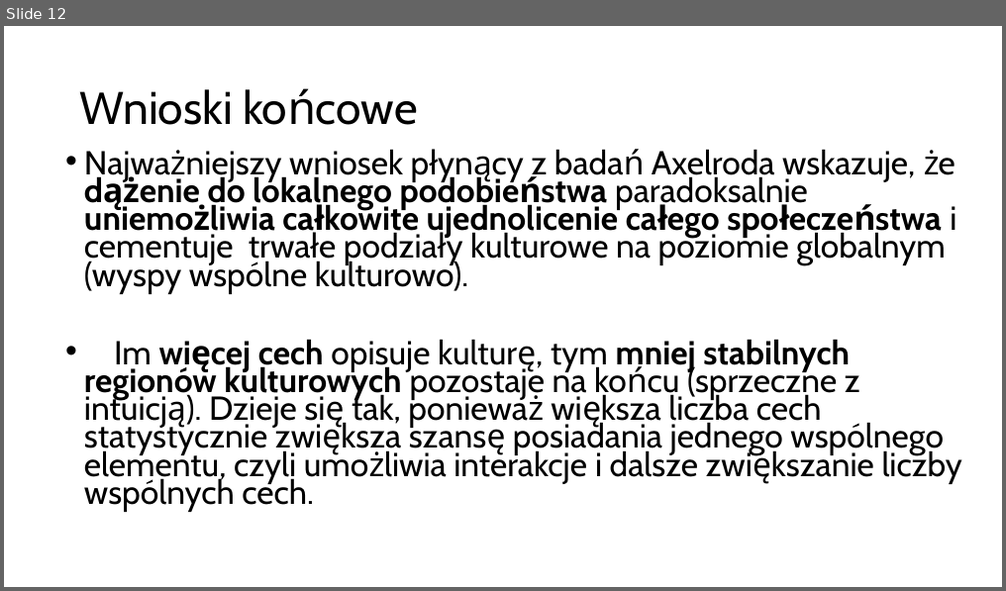
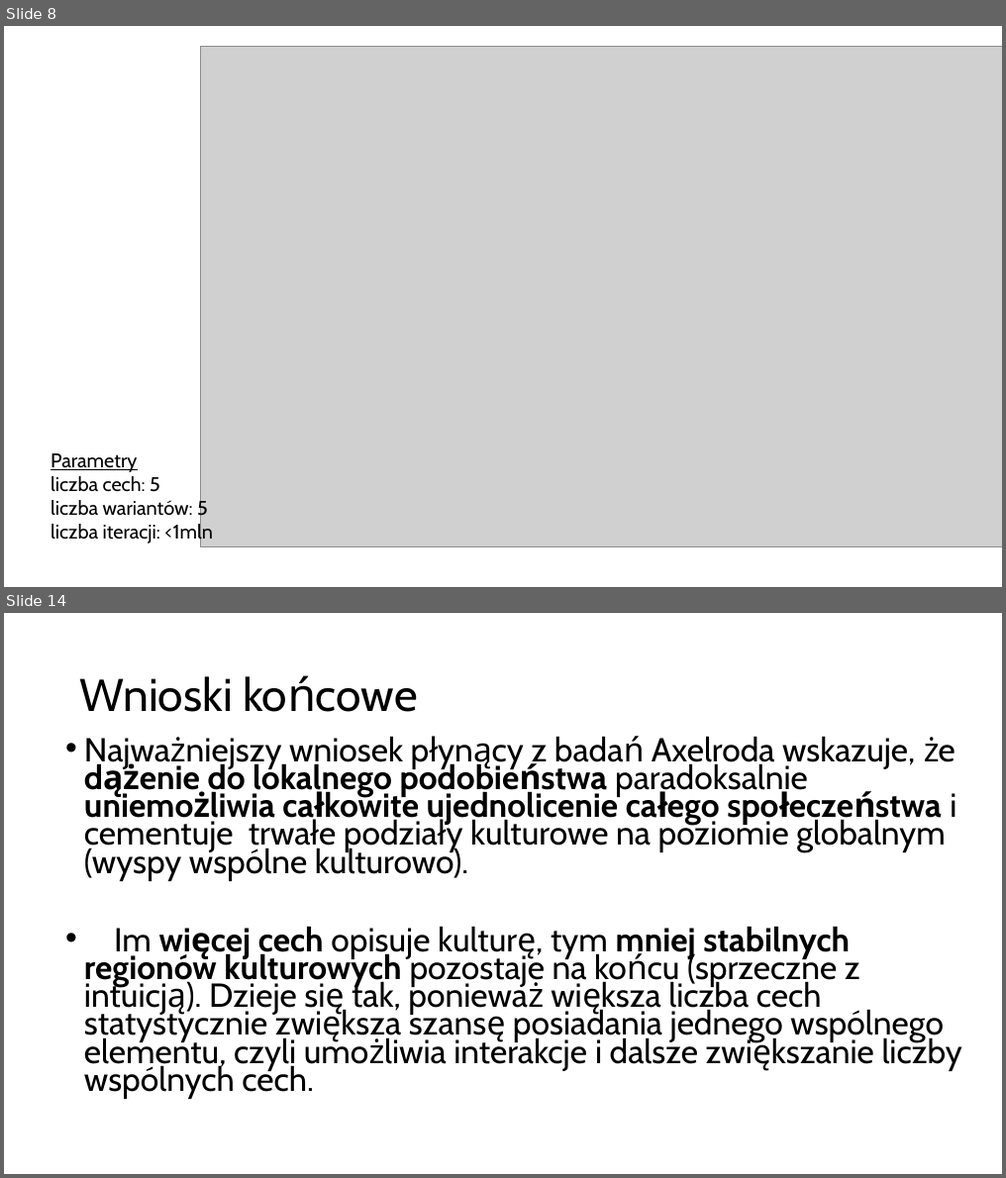
Before and after one commit to Karol-Garbaczewski/Axelrod_model, a slide deck: ModelAxelroda_prezentacja.pptx. Shown one above the other, each under a label of ours: slide 12 before the commit, slides 8 and 14 after it; the slides between them are not shown. The pictures are 1006x591 and 1006x1178 pixels, drawn with LibreOffice and Linux fonts; fonts in the diff are those of the drawing; grey boxes stand for pictures. Boxes give left, top, right and bottom in pixels: in the first picture for what was removed or moved away, otherwise in the second. Text is boxed around its words. In the diff, an @@ line names an element or a change of style, - is before the commit and + after.

Commit message:
Wykresy i poprawne parametry pod nimi

```diff
--- a/ModelAxelroda_prezentacja.pptx
+++ b/ModelAxelroda_prezentacja.pptx
@@ slide 8 added at [4,26,1002,587], background #FFFFFF @@
@@ picture added at [200,46,1002,547] @@
@@ text added at [51,454,212,544], 19 pt, text #000000 @@
+Parametry
+liczba cech: 5
+liczba wariantów: 5
+liczba iteracji: <1mln
@@ what was slide 12 is now slide 14 @@
```
Also in this commit, not shown: 4 slides changed, 5 other slides added, 4 slides removed.
